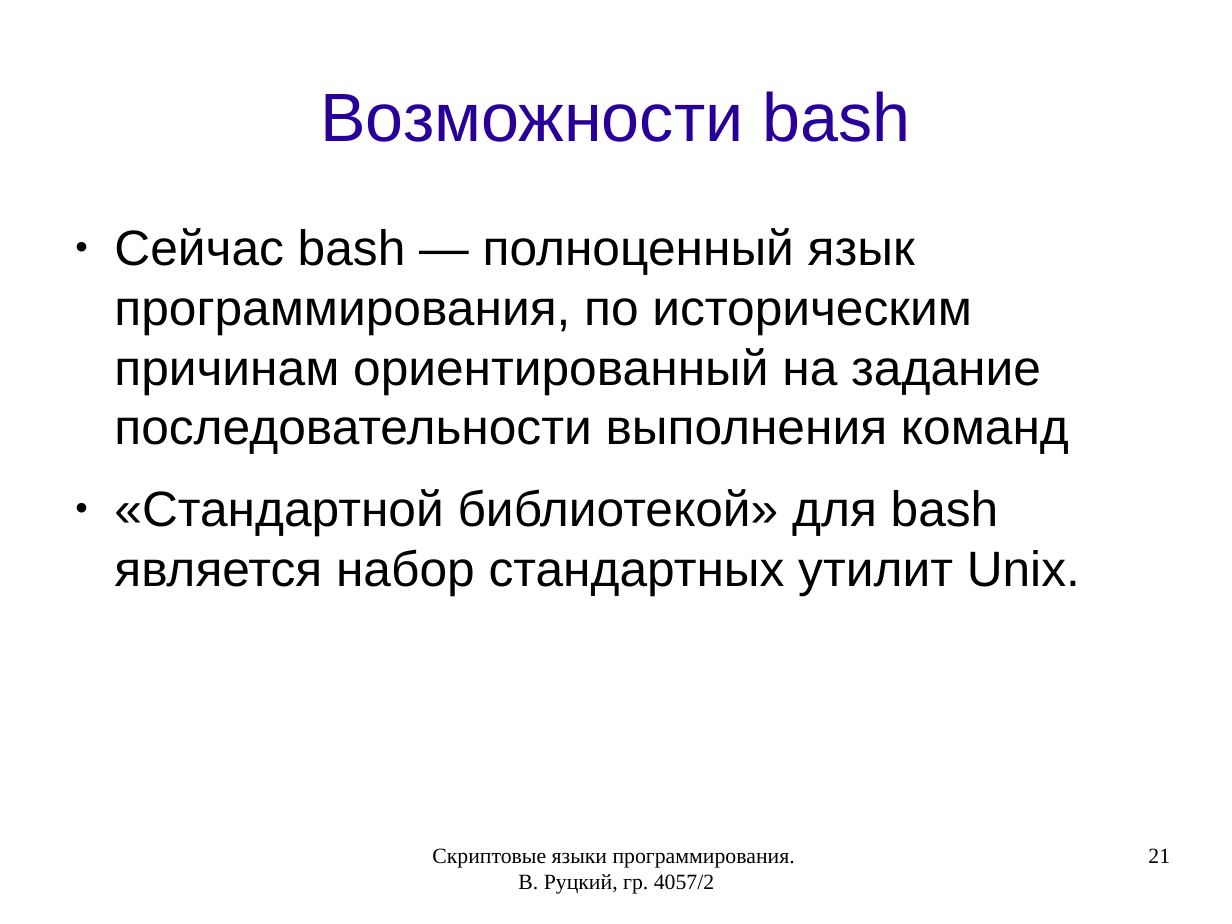
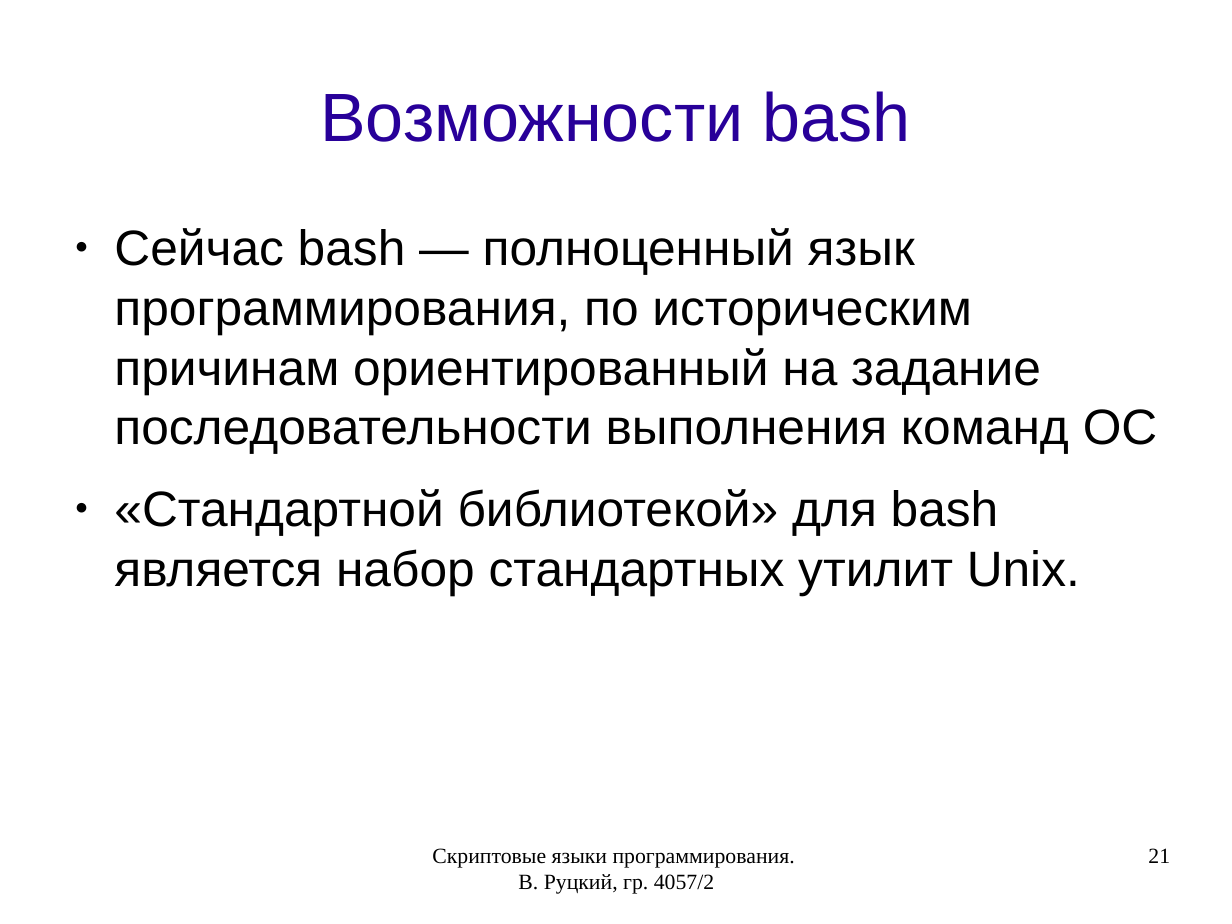
Before and after one commit to rutsky/semester07, a slide deck: slide 21 of Operation_systems/scripting_languages/40572_Rutsky_Scripting_languages.odp. Drawn at 1232x924 pixels with LibreOffice and Linux fonts; fonts in the diff are those of the drawing. Boxes give left, top, right and bottom in pixels: in the first picture for what was removed or moved away, otherwise in the second. Text is boxed around its words. In the diff, an @@ line names an element or a change of style, - is before the commit and + after.

```diff
--- a/Operation_systems/scripting_languages/40572_Rutsky_Scripting_languages.odp
+++ b/Operation_systems/scripting_languages/40572_Rutsky_Scripting_languages.odp
@@ text at (x1=114, y1=228, x2=1158, y2=454): text changed @@
-● Сейчас bash — полноценный язык программирования, по историческим причинам ориентированный на задание последовательности выполнения команд
+● Сейчас bash — полноценный язык программирования, по историческим причинам ориентированный на задание последовательности выполнения команд ОС
```
Also in this commit, not shown: 8 other slides changed, 16 slides added.
